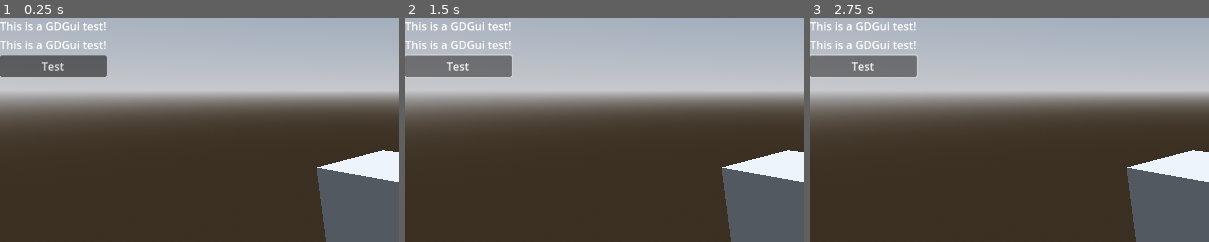
Above: before the commit, frames 1-3 (left to right).
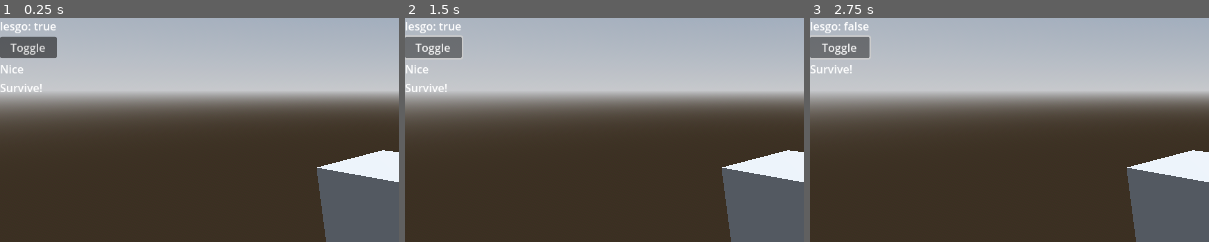
Above: after the commit, the same moments.

Repository: VojtaStruhar/godot-gdgui
Game: Godot game, scene res://test_world.tscn
Same seed, same stepped clock (60 frames per second), same inputs: the game is played once before the commit and once after it. The project has no main scene, so this scene is started directly.
Inputs:
- Up to frame 1 (0.25 s): no input
- Up to frame 2 (1.5 s): click "Test" (after the commit: "Toggle") at 0.5 s; click "Test" (after the commit: "Toggle") at 1.25 s
- Up to frame 3 (2.75 s): click "Test" (after the commit: "Toggle") at 2 s
The pictures show only the part of the screen within x 0-50%, y 0-50%; the shares and areas given below are measured in that part.

The runs differ from the first frame. In frame 1, 4.4% of the frame differs, in the area x 0-27%, y 1-34%; in frame 2, 4.4%; in frame 3, 4.3%.

Commit message:
Optional elements (labels) test - it works!

Diff:
--- a/GDGui/gdgui.gd
+++ b/GDGui/gdgui.gd
@@ -15,9 +15,30 @@
 	for key in __button_presses:
 		__button_presses[key] = false
 
-	# clean out the dom according to the call_count_stack
+	if _get_current_element() != null:
+		cleanup()
 
 	_call_count_stack = [0]
+
+func cleanup() -> void:
+	while _call_count_stack.size() > 0:
+		var current = _get_current_element()
+
+		if current != null:
+			print(_call_count_stack, " Deleting ", current)
+			if current is Node:
+				current.queue_free()
+
+			var el = dom
+			for cc in _call_count_stack.slice(0, _call_count_stack.size() - 1):
+				if cc in el:
+					el = el[cc]
+				else: print(cc, " as in ", _call_count_stack, " not found in ", el, ", (dom): ", dom)
+			el[_call_count_stack[-1]] = null
+
+			_increase_call_count()
+		else:
+			_call_count_stack.pop_back()
 
 func _ready() -> void:
 	add_child(main)
@@ -64,13 +85,13 @@
 
 ## Reads the element for this call_count from the dom
 func _get_current_element():
-	var tree = dom
+	var element = dom
 	for cc in _call_count_stack:
-		if cc not in tree:
+		if cc not in element:
 			return null
-		tree = dom[cc]
+		element = dom[cc]
 
-	return tree
+	return element
 
 func _increase_call_count() -> void:
 	_call_count_stack[-1] += 1
--- a/test_world.gd
+++ b/test_world.gd
@@ -2,9 +2,15 @@
 
 @onready var gdgui: GDGui = $CanvasLayer/Control
 
+var lesgo = true
+
 func _process(delta: float) -> void:
-	gdgui.label("This is a GDGui test!")
-	gdgui.label("This is a GDGui test!")
+	gdgui.label("lesgo: " + str(lesgo))
 
-	if gdgui.button("Test"):
-		print("It works!!")
+	if gdgui.button("Toggle"):
+		lesgo = not lesgo
+
+	if lesgo:
+		gdgui.label("Nice")
+
+	gdgui.label("Survive!")
